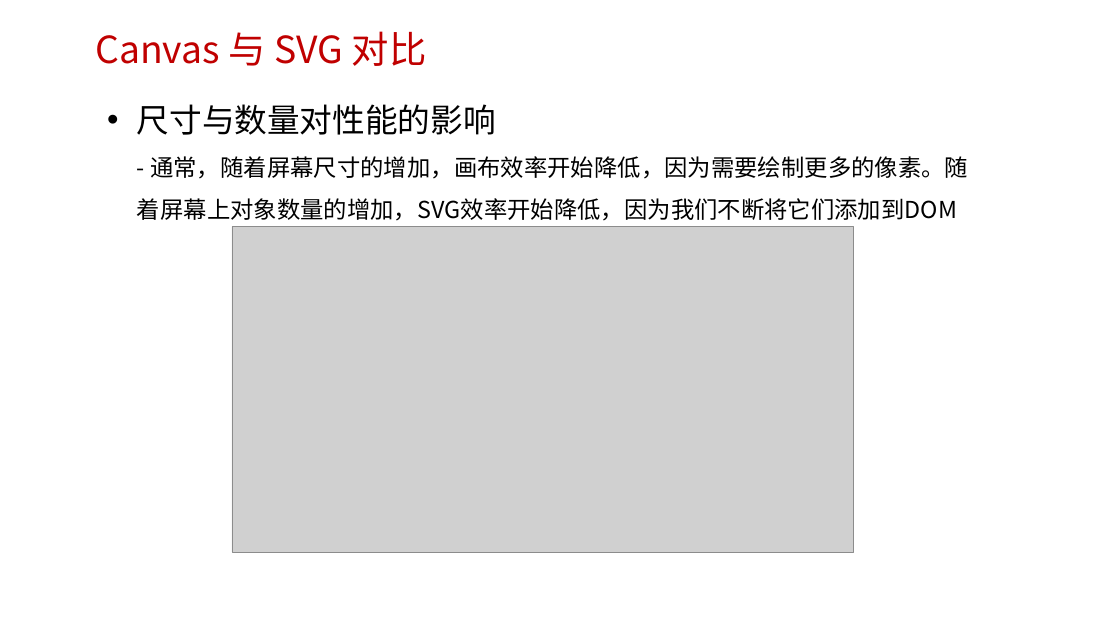
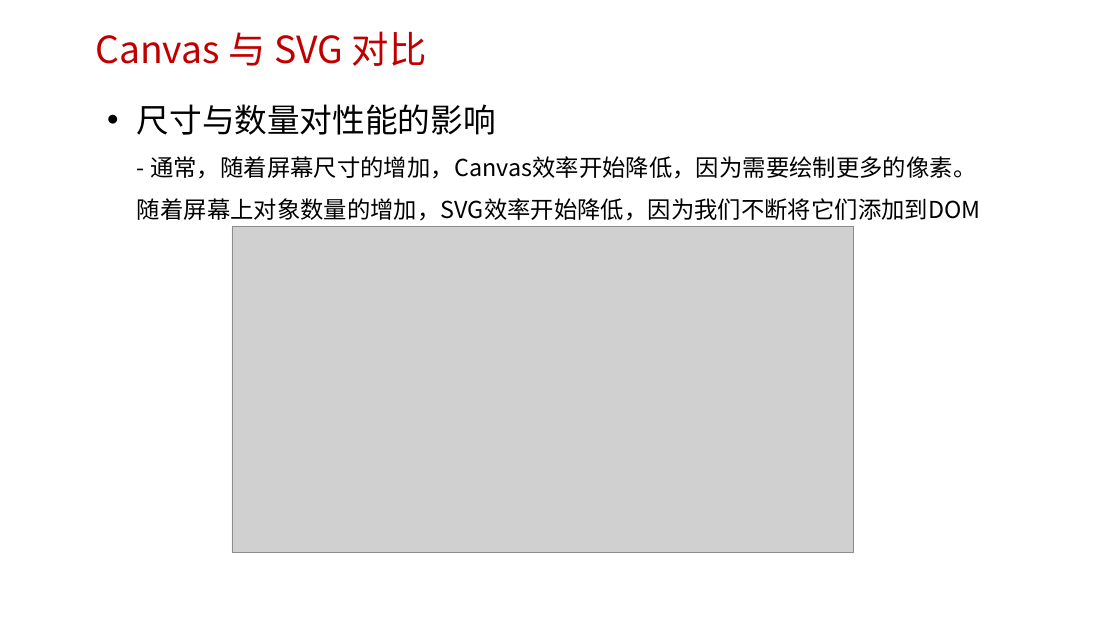
Before and after one commit to edu2act/course-H5-Animation-and-Game-Development, a slide deck: slide 13 of 课程PPT/（01）H5图形及动画简介.pptx. Drawn at 1120x630 pixels with LibreOffice and Linux fonts; fonts in the diff are those of the drawing; grey boxes stand for pictures; background and template pictures are left out. Boxes give left, top, right and bottom in pixels: in the first picture for what was removed or moved away, otherwise in the second. Text is boxed around its words. In the diff, an @@ line names an element or a change of style, - is before the commit and + after.

Commit message:
modify

```diff
--- a/课程PPT/（01）H5图形及动画简介.pptx
+++ b/课程PPT/（01）H5图形及动画简介.pptx
@@ text at (137, 104, 981, 221): text changed @@
-• 尺寸与数量对性能的影响
-  - 通常，随着屏幕尺寸的增加，画布效率开始降低，因为需要绘制更多的像素。随着屏幕上对象数量的增加，SVG效率开始降低，因为我们不断将它们添加到DOM
+• 尺寸与数量对性能的影响
+  - 通常，随着屏幕尺寸的增加，Canvas效率开始降低，因为需要绘制更多的像素。随着屏幕上对象数量的增加，SVG效率开始降低，因为我们不断将它们添加到DOM
```
